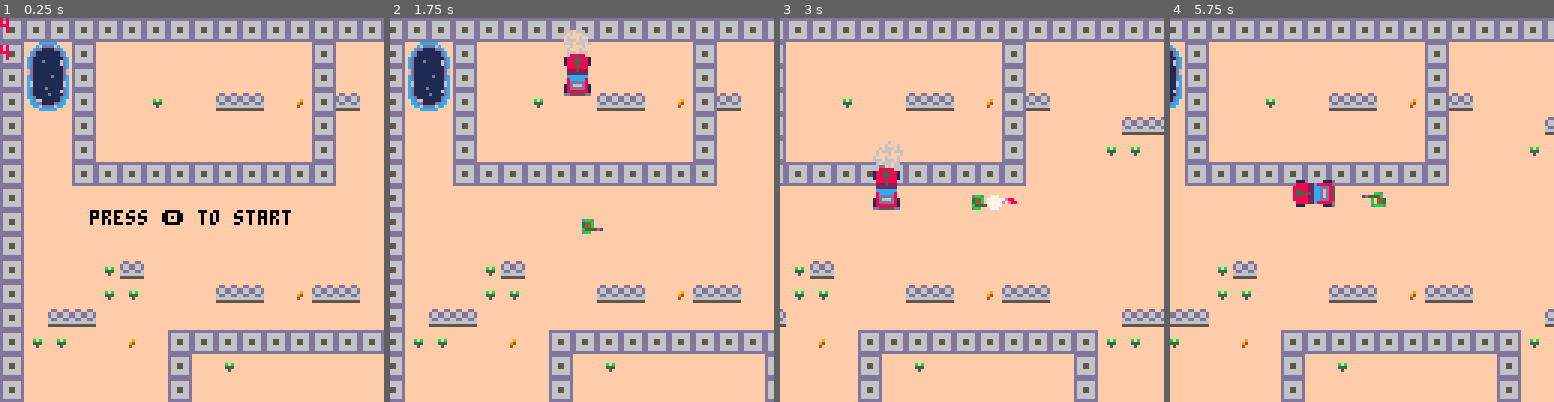
Above: before the commit, frames 1-4 (left to right).
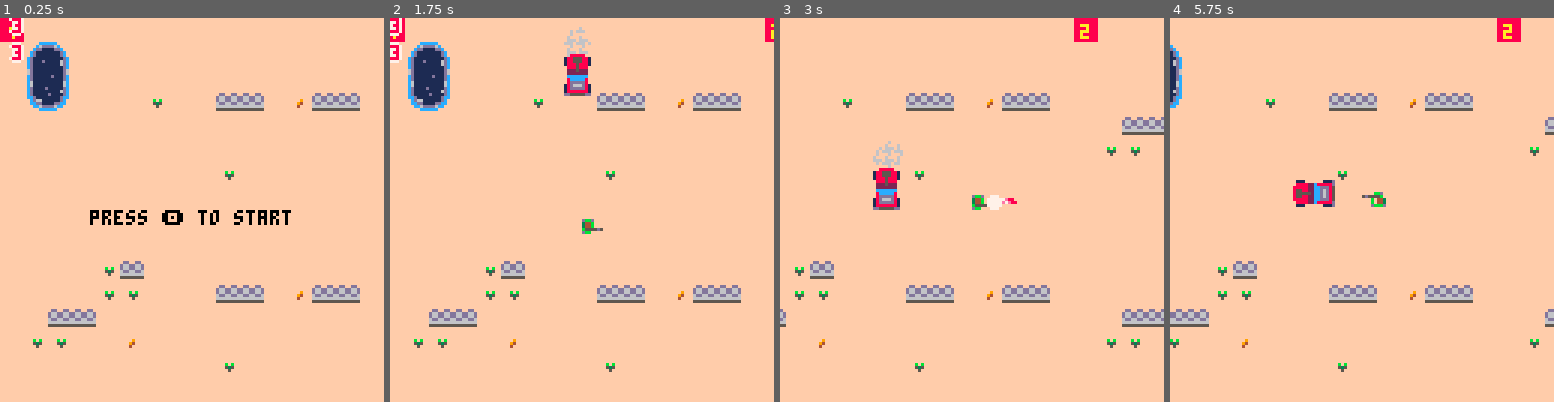
Above: after the commit, the same moments.

Repository: eduszesz/shmup
Game: PICO-8 cartridge topshooter.p8
The game is run twice, just before and just after one commit, with the same random seed, the same clock (stepped at 60 frames per second) and the same inputs.
Inputs:
- Up to frame 1 (0.25 s): no input
- Up to frame 2 (1.75 s): tap X (X key) at 0.33, 1.07 s; tap O (Z key) at 0.7, 1.7 s; hold Right from 1.6 s (still down)
- Up to frame 3 (3 s): tap X (X key) at 1.85, 2.97 s; release Right at 2.1 s; tap O (Z key) at 2.1, 2.5, 2.9 s; hold Up 2.15-2.42 s; hold Right from 2.47 s (still down)
- Up to frame 4 (5.75 s): release Right at 3.03 s; hold Left 3.08-3.58 s; tap O (Z key) every 0.4 s from 3.3 to 5.7 s; hold Down 3.63-3.97 s; hold Right 4.02-4.68 s; tap X (X key) at 4.08, 5.2 s; hold Up 4.73-5.03 s; hold Left 5.08-5.68 s; hold Down from 5.73 s (still down)

The runs differ from the first frame. In frame 1, 24% of the frame differs, in the area x 0-100%, y 0-100%; in frame 2, 23%; in frame 3, 18%; in frame 4, 20%.

Commit message:
random rooms ok

Diff:
--- a/topshooter.p8
+++ b/topshooter.p8
@@ -63,7 +63,11 @@
 		print("press 🅾️ to play again",20,64,0)
 	end
 	for i=0,#debug do
-		print(debug[i],0,i*9,8)
+		print(debug[i],3,i*9,7)
+		print(debug[i],5,i*9,7)
+		print(debug[i],4,1+i*9,7)
+		print(debug[i],4,-1+i*9,7)
+		print(debug[i],4,i*9,8)
 	end
 	for r in all(roms) do
 		rect(r.x,r.y,r.x+r.x2,r.y+r.y2,0)
@@ -787,11 +791,12 @@
 
 function mkmaze()
 	local minrooms=3
-	local maxrooms=10
-	local maxw=12
-	local maxh=12
+	local maxrooms=11
+	local maxw=15
+	local maxh=15
 	local nrooms=flr(rnd(maxrooms-minrooms))+minrooms
 	debug[1]=nrooms
+	--[[
 	for x=0,127 do
 		mset(x,0,28)
 		mset(x,31,28)
@@ -799,9 +804,9 @@
 	for y=0,31 do
 		mset(0,y,28)
 		mset(127,y,28)
-	end
+	end]]
 	while #rooms<nrooms do
-		for i=1, 10 do
+		for i=1, nrooms-#rooms do
 			local w=maxw-flr(rnd(8))
 			local h=maxh-flr(rnd(8))
 			local ix=flr(rnd(128-w))
@@ -950,14 +955,14 @@
 00000000000000000000000000000000000000000000000000000000000000000000000000000000000000000000000000000000000000000000000000000000
 00000000000000000000000000000000000000000000000000000000000000000000000000000000000000000000000000000000000000000000000000000000
 00000000000000000000000000000000000000000000000000000000000000000000000000000000000000000000000000000000000000000000000000000000
-00000000ff6dd6ffffffffff88888888888888888888888888888888000000000000000000000000000000000000000000000000000000000000000000000000
-ffffffff1dd66dd1fff66fff88888888888888888888888888888888000000000000000000000000000000000000000000000000000000000000000000000000
-fddffddfd66dd66dff6555ff8888888888aaa88888aaa88888a8a888000000000000000000000000000000000000000000000000000000000000000000000000
-d66dd66dfdd66ddff555551f888aa8888888a8888888a88888a8a888000000000000000000000000000000000000000000000000000000000000000000000000
-d66dd66dd66dd66d455551148888a88888aaa888888aa88888aaa888000000000000000000000000000000000000000000000000000000000000000000000000
-6dd66dd61dd66dd1445511448888a88888a888888888a8888888a888000000000000000000000000000000000000000000000000000000000000000000000000
-66666666f166661ff444444f8888a88888aaa88888aaa8888888a888000000000000000000000000000000000000000000000000000000000000000000000000
-55555555ff5555ffffffffff88888888888888888888888888888888000000000000000000000000000000000000000000000000000000000000000000000000
+00000000ff6dd6ffffffffff88888888888888888888888888888888888888888888888888888888888888880000000000000000000000000000000000000000
+ffffffff1dd66dd1fff66fff8888888888888888888888888888888888888888888a888888888888888888880000000000000000000000000000000000000000
+fddffddfd66dd66dff6555ff8888888888aaa88888aaa88888a8a888888aaa88888a888888aaa88888aaa8880000000000000000000000000000000000000000
+d66dd66dfdd66ddff555551f888aa8888888a8888888a88888a8a888888a8888888aaa888888a88888a8a8880000000000000000000000000000000000000000
+d66dd66dd66dd66d455551148888a88888aaa888888aa88888aaa888888aaa88888a8a88888aaa8888aaa8880000000000000000000000000000000000000000
+6dd66dd61dd66dd1445511448888a88888a888888888a8888888a88888888a88888aaa888888a88888a8a8880000000000000000000000000000000000000000
+66666666f166661ff444444f8888a88888aaa88888aaa8888888a888888aaa88888888888888a88888aaa8880000000000000000000000000000000000000000
+55555555ff5555ffffffffff88888888888888888888888888888888888888888888888888888888888888880000000000000000000000000000000000000000
 00000888880000000000000000000000000008088800000060000000000000000000000000000000000000000000000000000000000000000000000000000000
 000188555881000000000000000000000c018000088100000000600d000000000000000000000000000000000000000000000000000000000000000000000000
 000188555881000000000000000000000000005050810c000d60d000000000000000000000000000000000000000000000000000000000000000000000000000
